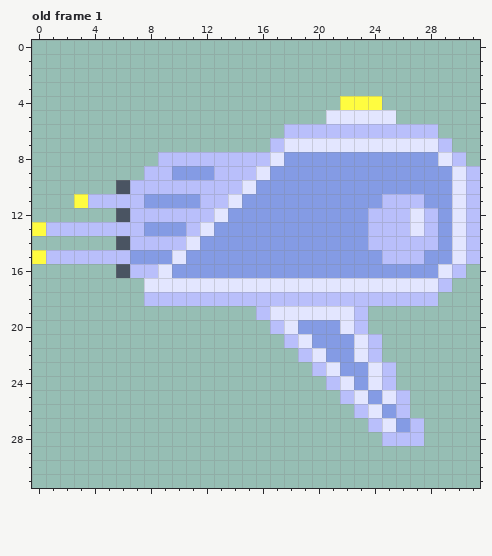
Pixel-art file, stored at src/assets/enviro/guns/gun.aseprite. Above, as it was before the edit.
32x32 pixels, 1 frame. Shown: old frame 1. The commit also changed other frames, which this record leaves out.
After:
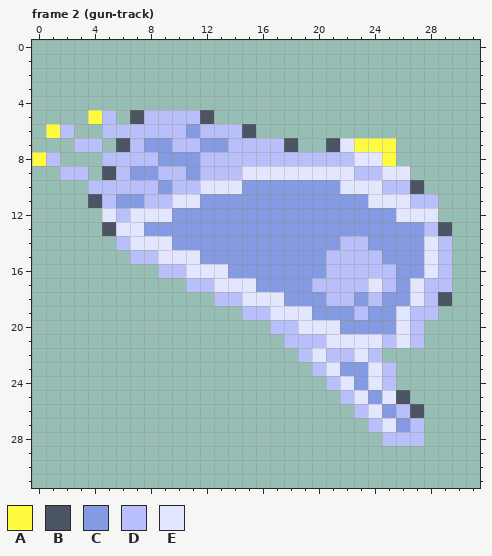
Palette (. is transparent): A #fffc40  B #4a5462  C #849be4  D #b9bffb  E #e3e6ff
A new or re-ordered frame is compared with the old frame closest to it.
Difference:
frames 1 -> 2
--- frame 2 (gun-track) is new; against old frame 1
@@ x 0..31 @@
  3 ................................
- 4 ......................AAA.......
- 5 .....................EEEEE......
- 6 ..................DDDDDDDDDDD...
- 7 .................DEEEEEEEEEEED..
- 8 .........DDDDDDDDECCCCCCCCCCCED.
- 9 ........DDCCCDDDECCCCCCCCCCCCCED
-10 ......BDDDDDDDDECCCCCCCCCCCCCCED
-11 ...ADDDDCCCCDDECCCCCCCCCCDDDCCED
-12 ......BDDDDDDECCCCCCCCCCDDDEDCED
-13 ADDDDDDDCCCDECCCCCCCCCCCDDDEDCED
-14 ......BDDDDECCCCCCCCCCCCDDDDDCED
-15 ADDDDDDCCCECCCCCCCCCCCCCCDDDCCED
-16 ......BDDECCCCCCCCCCCCCCCCCCCED.
-17 ........EEEEEEEEEEEEEEEEEEEEED..
-18 ........DDDDDDDDDDDDDDDDDDDDD...
-19 ................DEEEEEED........
-20 .................DECCCED........
-21 ..................DECCCED.......
-22 ...................DECCED.......
+ 4 ................................
+ 5 ....AD.BDDDDB...................
+ 6 .AD..DDDDDDCDDDB................
+ 7 ...DD.BDCCDDCCDDDDB..BEAAA......
+ 8 AD...DDDDCCCDDDDDDDDDDDEEA......
+ 9 ..DD.BDCCDDCDDDEEEEEEEEDDEE.....
+10 ....DDDDDCDDEEECCCCCCCEEEDDB....
+11 ....BDCCDDEECCCCCCCCCCCCEEEDD...
+12 .....EDEEECCCCCCCCCCCCCCCCEEE...
+13 .....BEECCCCCCCCCCCCCCCCCCCCDB..
+14 ......DEEECCCCCCCCCCCCDDCCCCED..
+15 .......DDEEECCCCCCCCCDDDDCCCED..
+16 .........DDEEECCCCCCCDDDDDCCED..
+17 ...........DDEEECCCCDDDDEDCEDD..
+18 .............DDEEECCCDDCDCCEDB..
+19 ...............DDEEECCCDCCEDD...
+20 .................DDEEECCCCED....
+21 ..................DDDEEEEDED....
+22 ...................DEDDED.......
 23 ....................DECCED......
 24 .....................DECED......
-25 ......................DECED.....
-26 .......................DECD.....
+25 ......................DECEB.....
+26 .......................DECDB....
 27 ........................DECD....
Changed places in both pictures, as pixel boxes (x1, y1, x2, y2):
changed: (32, 96, 480, 418)
